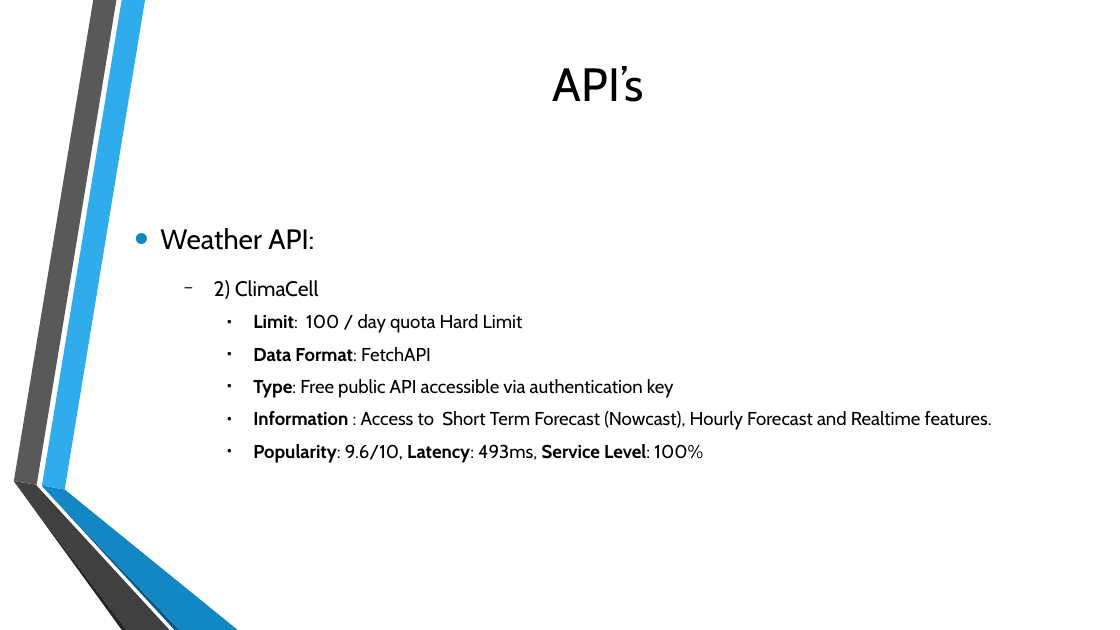
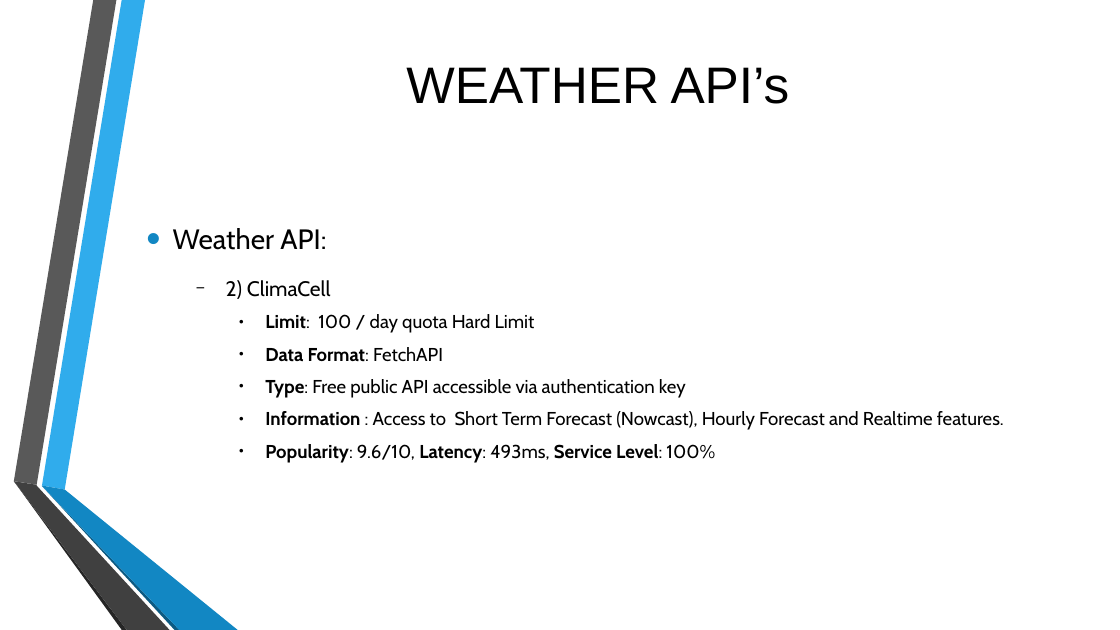
Before and after one commit to HarshaRamayanam/webdev-project, a slide deck: slide 7 of Project proposal.pptx (slide 6 before the commit). Drawn at 1120x630 pixels with LibreOffice and Linux fonts; fonts in the diff are those of the drawing; background and template pictures are left out. Boxes give left, top, right and bottom in pixels: in the first picture for what was removed or moved away, otherwise in the second. Text is boxed around its words. In the diff, an @@ line names an element or a change of style, - is before the commit and + after.

```diff
--- a/Project proposal.pptx
+++ b/Project proposal.pptx
@@ text at [406, 67, 790, 104]: text changed; size 40 to 44 pt; font Cabin to Arial @@
-API’s
+WEATHER API’s
@@ text "Weather API:": place and size @@
-text "Weather API:" at [160, 228, 992, 463]
+text "Weather API:" at [173, 228, 1004, 463]
```
Also in this commit, not shown: 6 other slides changed, 5 slides added.
